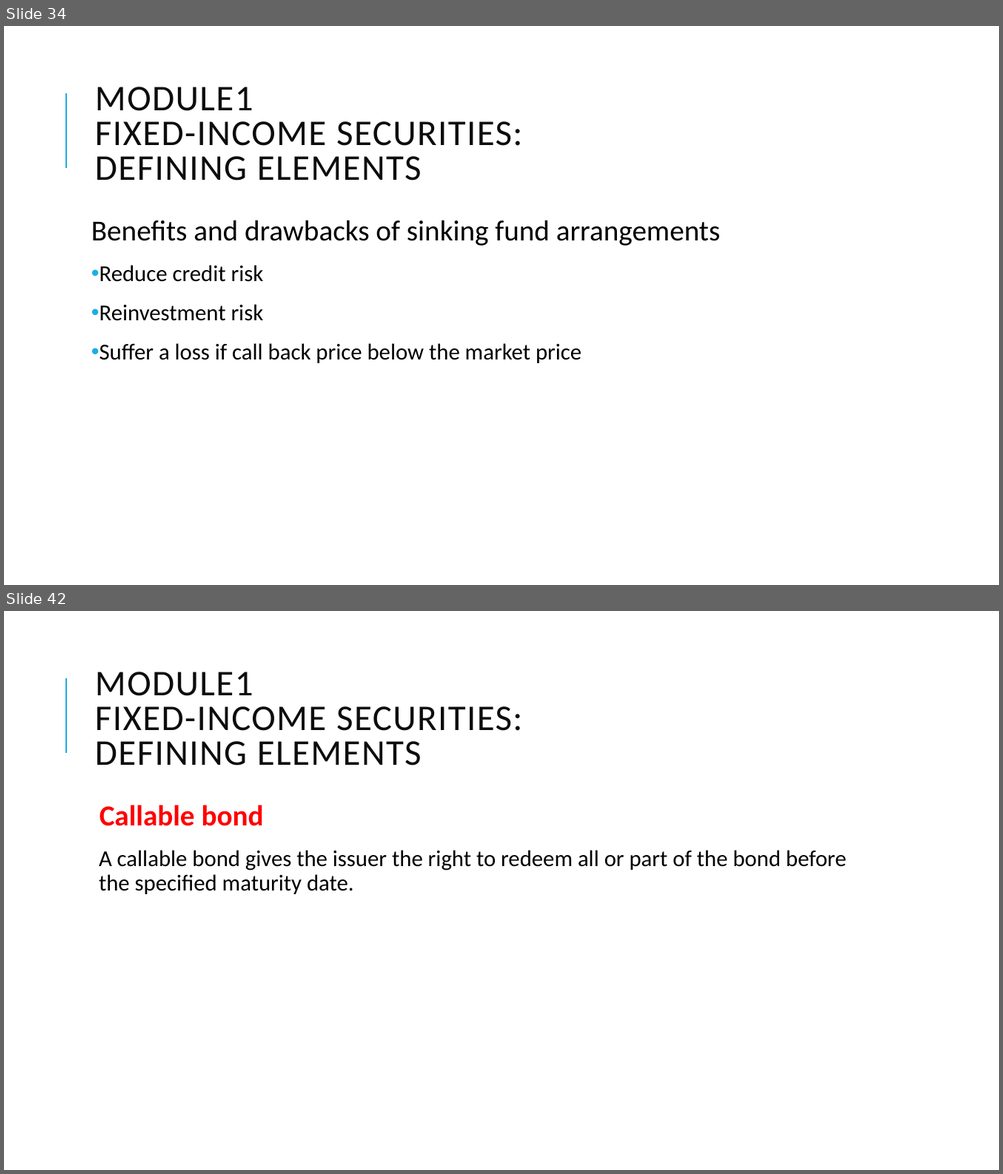
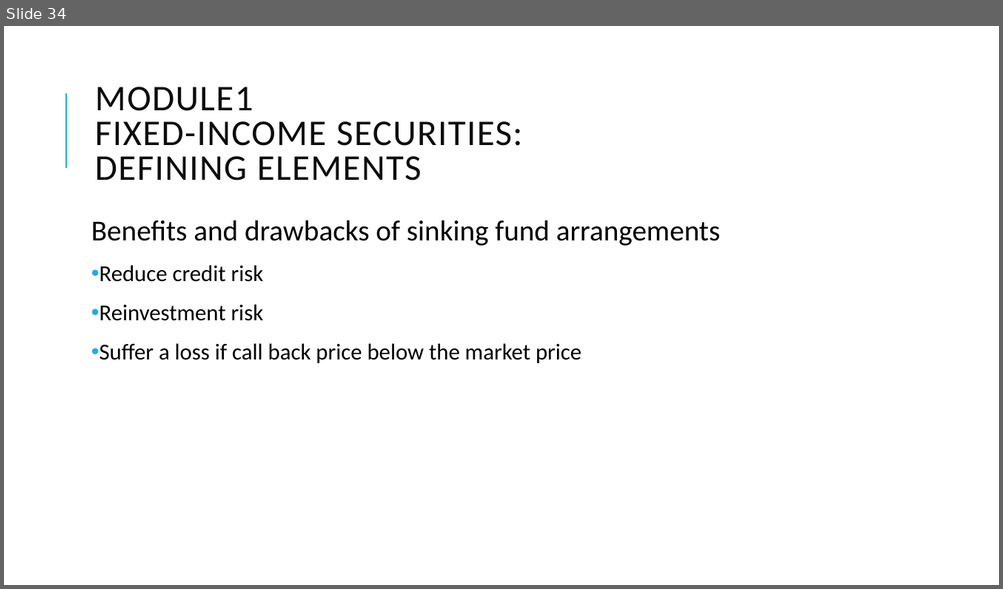
Before and after one commit to Isco0530/data, a slide deck: Fixed Income.pptx. Shown one above the other, each under a label of ours: slides 34 and 42 before the commit, slide 34 after it; the slides between them are not shown. The pictures are 1003x1174 and 1003x589 pixels, drawn with LibreOffice and Linux fonts; fonts in the diff are those of the drawing; background and template pictures are left out. Boxes give left, top, right and bottom in pixels: in the first picture for what was removed or moved away, otherwise in the second. Text is boxed around its words. In the diff, an @@ line names an element or a change of style, - is before the commit and + after.

```diff
--- a/Fixed Income.pptx
+++ b/Fixed Income.pptx
@@ slide 42 removed at [4, 611, 999, 1170], background #FFFFFF @@
@@ title removed at [95, 672, 522, 766] @@
-MODULE1
-FIXED-INCOME SECURITIES:
-DEFINING ELEMENTS
@@ line removed from (66, 753) to (66, 678) @@
@@ text removed at [99, 805, 846, 894] @@
-  Callable bond
-  A callable bond gives the issuer the right to redeem all or part of the bond before the specified maturity date.
```
Also in this commit, not shown: 7 slides changed.
